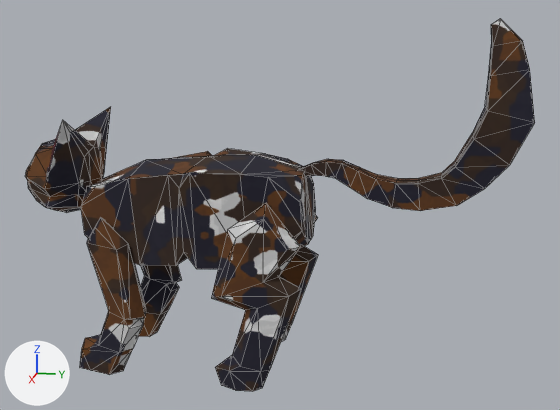
Before and after pictures for a commit that changed the glTF model supercattoball/catto_ball/cat_model.glb.
The view is the same before and after, from a 50 mm lens placed at (1.594, 0.503, 0.765), pointed at (-0.004, 0.183, 0.365). Arrows for +X, +Y and +Z are at lower left; the lights stay in place. Mesh edges are drawn as thin lines. Vertices at the same position are counted once.

Objects in the first picture: 'body'.
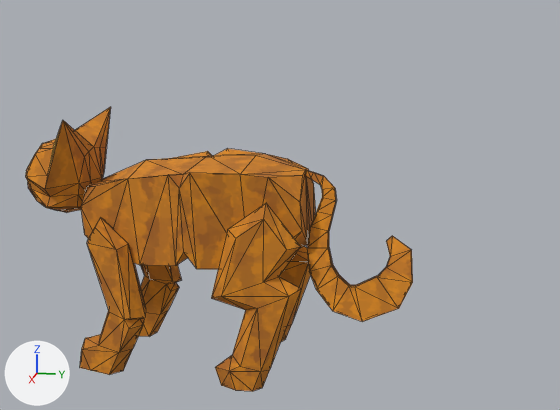
Commit message: added embers's cat model

The change, as a diff of the scene's bpy script:
```diff
--- a/supercattoball/catto_ball/cat_model.glb.py
+++ b/supercattoball/catto_ball/cat_model.glb.py
@@ img_cat_body_texture_1 @@
+img_cat_body_texture_1 = load_image('cat_body_texture_', '_unpacked/cat_body_texture_', 2048, 2048, 'sRGB')
@@ mat_cat_body_texture @@
+mat_cat_body_texture = principled_material('cat_body_texture')
+mat_cat_body_texture.texture = img_cat_body_texture_1
+mat_cat_body_texture.roughness = 1.0
@@ mat_cat_nose_material @@
+mat_cat_nose_material = principled_material('cat_nose_material')
+mat_cat_nose_material.base_color = (0.0376, 0.0253, 0.0162)  # brown #372c22
+mat_cat_nose_material.roughness = 1.0
@@ mat_cat_ear_material @@
+mat_cat_ear_material = principled_material('cat_ear_material')
+mat_cat_ear_material.base_color = (1.0, 0.585, 0.0727)  # orange #ffc94c
+mat_cat_ear_material.roughness = 1.0
@@ me_cube @@
 # used by ob_body; location = (0.0, 0.0, 0.0)
-me_cube.from_pydata(...)  # 394 vertices, 762 faces; spans x -0.152..0.152, y -0.395..0.689, z 0.0..0.757
+me_cube.from_pydata(...)  # 394 vertices, 762 faces; spans x -0.152..0.152, y -0.395..0.473, z 0.0..0.554
+# me_cube part 1: a new loose piece of 102 vertices spanning x -0.012..0.108, y 0.233..0.473, z 0.137..0.446, in mat_cat_body_texture (picture img_cat_body_texture_1)
+# me_cube part 2
+# 102 vertices are removed from x -0.045..0.045, y 0.204..0.689, z 0.375..0.757
+# 200 faces are deleted
+# me_cube part 3: 522 faces spanning x -0.152..0.152, y -0.395..0.252, z 0.0..0.554 switch from mat_cat_body_material (picture img_cat_body_texture) to mat_cat_body_texture (picture img_cat_body_texture_1)
+# me_cube part 4: 6 faces spanning x -0.122..0.122, y -0.306..-0.246, z 0.429..0.554 switch from mat_cat_ear_and_nose_material (brown #af5667) to mat_cat_ear_material (orange #ffc94c)
 me_cube.materials.append(mat_cat_eye_iris_material)
 me_cube.materials.append(mat_cat_eye_pupil_material)
+me_cube.materials.append(mat_cat_nose_material)  # brown #372c22
```

Pixel boxes [x1, y1, x2, y2] of what changed, in the pictures (560 x 410 px):
'body', reshaped (24% narrower, 24% shorter): before [26, 19, 535, 391]; after [26, 107, 413, 391]
part 1 of me_cube, added (orange): after [305, 170, 413, 322]
part 2 of me_cube, deleted: before [299, 19, 535, 211]
part 3 of me_cube, recoloured: [26, 107, 316, 391] in both
part 4 of me_cube, recoloured: [48, 132, 59, 172] in both
